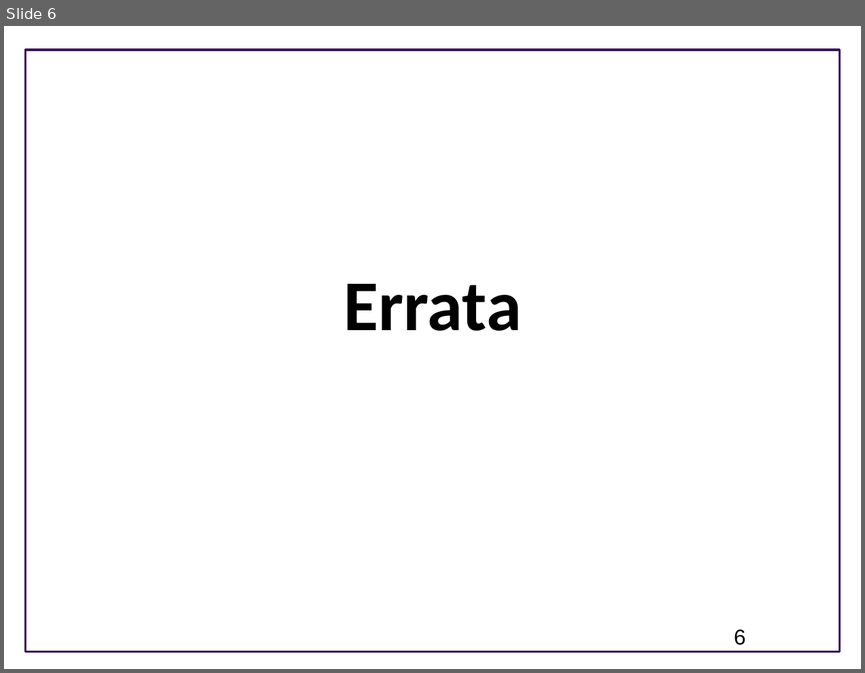
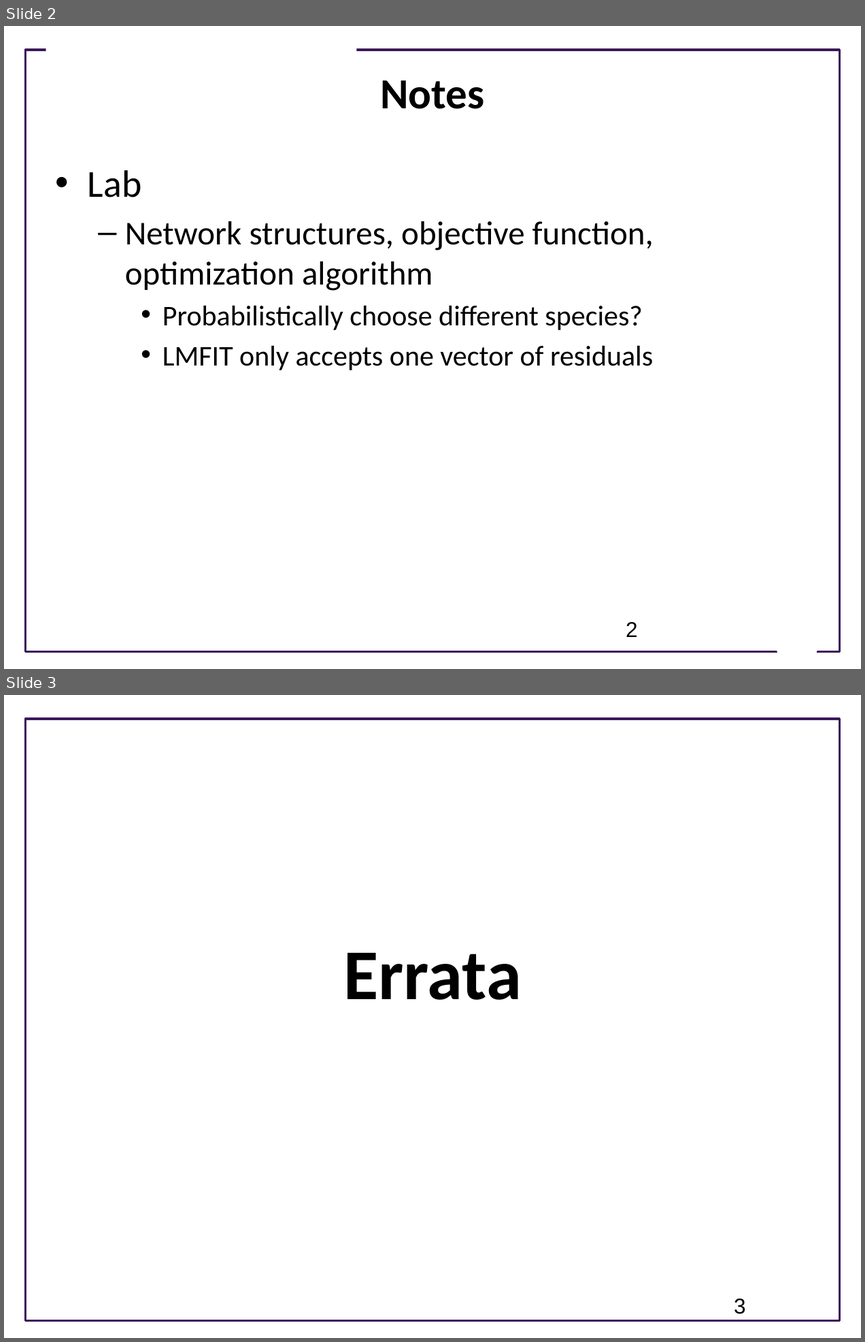
Before and after one commit to ModelEngineering/advancing-biomedical-models, a slide deck: Lectures/Lecture_8_Model_Fitting_Optimization_Techniques.pptx. Shown one above the other, each under a label of ours: slide 6 before the commit, slides 2 and 3 after it. The pictures are 865x673 and 865x1342 pixels, drawn with LibreOffice and Linux fonts; fonts in the diff are those of the drawing; background and template pictures are left out. Boxes give left, top, right and bottom in pixels: in the first picture for what was removed or moved away, otherwise in the second. Text is boxed around its words. In the diff, an @@ line names an element or a change of style, - is before the commit and + after.

```diff
--- a/Lectures/Lecture_8_Model_Fitting_Optimization_Techniques.pptx
+++ b/Lectures/Lecture_8_Model_Fitting_Optimization_Techniques.pptx
@@ slide 2 added at bbox=[4, 26, 861, 669], background #FFFFFF; not listed: 1 template element that a slide beside it also shows @@
@@ rectangle added at bbox=[46, 40, 356, 61], fill #FFFFFF @@
@@ title added at bbox=[380, 80, 484, 109], 36 pt, text #000000, bold @@
+Notes
@@ text added at bbox=[88, 170, 653, 370], 24 pt, text #000000 @@
+• Lab
+  – Network structures, objective function, optimization algorithm
+    • Probabilistically choose different species?
+    • LMFIT only accepts one vector of residuals
@@ page number added at bbox=[626, 622, 638, 637], 18 pt, text #000000 @@
+2
@@ trapezoid added at bbox=[769, 620, 824, 658], fill #FFFFFF @@
@@ what was slide 6 is now slide 3 @@
@@ page number at bbox=[734, 1298, 746, 1314]: text changed @@
-6
+3
```
Also in this commit, not shown: 3 slides changed.
